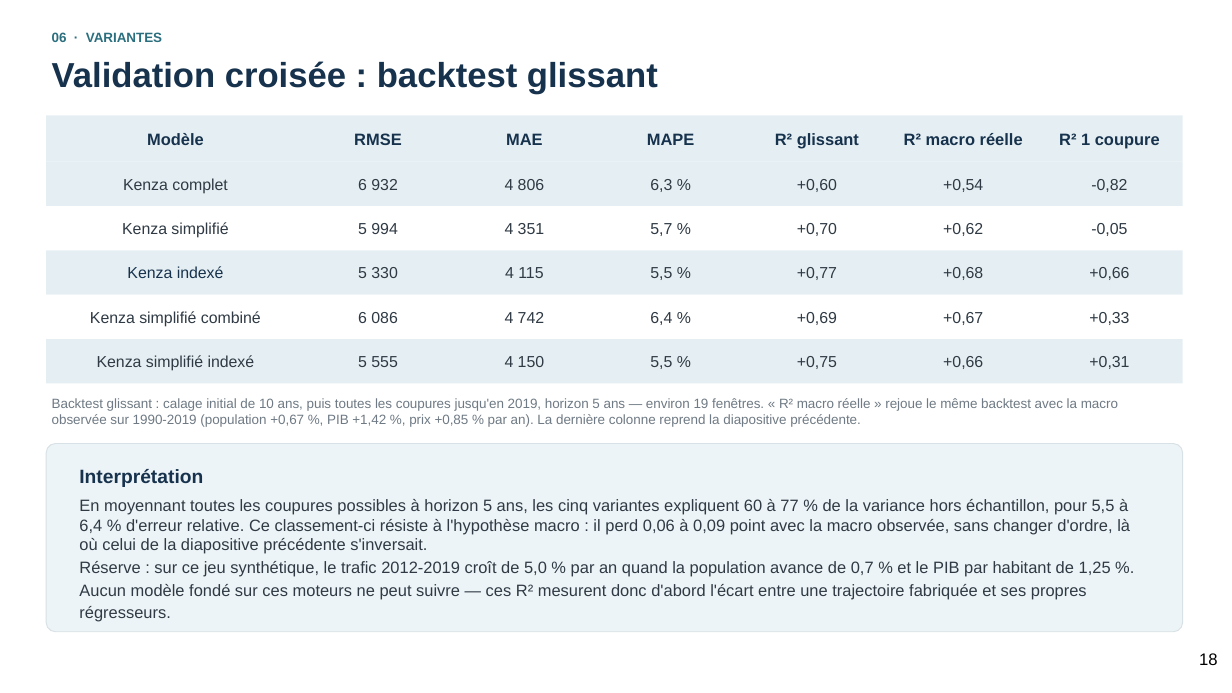
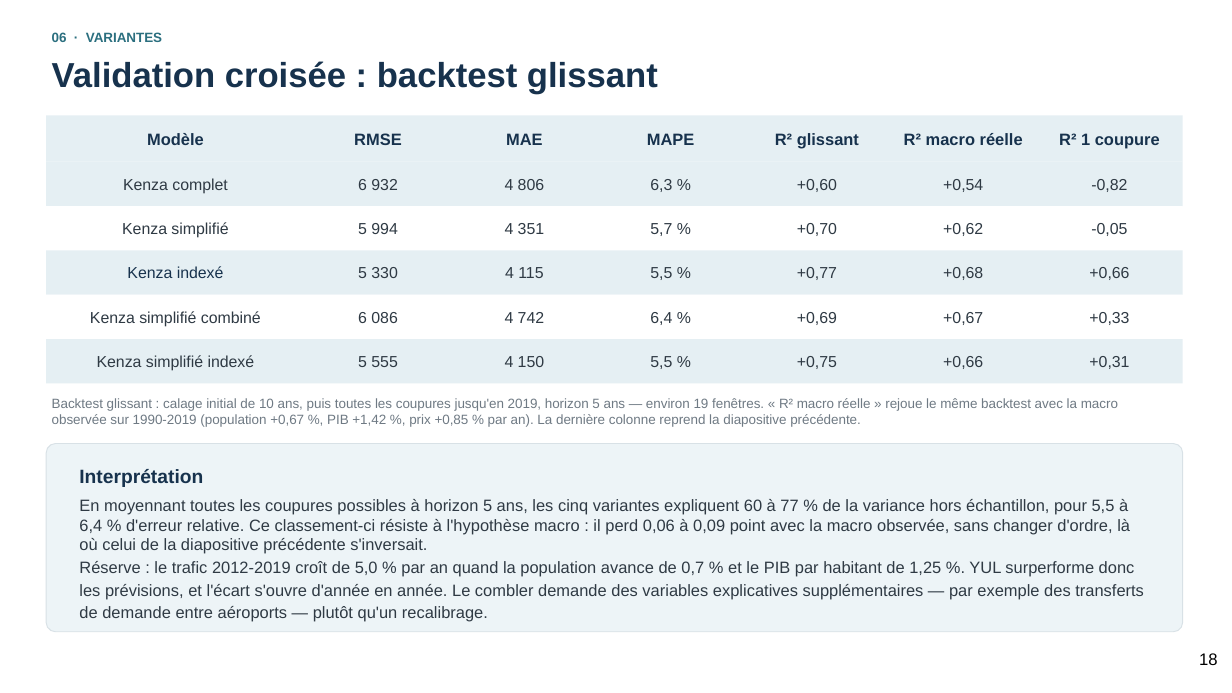
Before and after one commit to ChamaELKHEMSANI/prevision-Montreal, a slide deck: slide 18 of docs/Presentation_methode_Kenza.pptx. Drawn at 1232x693 pixels with LibreOffice and Linux fonts; fonts in the diff are those of the drawing. Boxes give left, top, right and bottom in pixels: in the first picture for what was removed or moved away, otherwise in the second. Text is boxed around its words. In the diff, an @@ line names an element or a change of style, - is before the commit and + after.

```diff
--- a/docs/Presentation_methode_Kenza.pptx
+++ b/docs/Presentation_methode_Kenza.pptx
@@ text at (79,499,1144,622): text changed @@
-En moyennant toutes les coupures possibles à horizon 5 ans, les cinq variantes expliquent 60 à 77 % de la variance hors échantillon, pour 5,5 à 6,4 % d'erreur relative. Ce classement-ci résiste à l'hypothèse macro : il perd 0,06 à 0,09 point avec la macro observée, sans changer d'ordre, là où celui de la diapositive précédente s'inversait.
-Réserve : sur ce jeu synthétique, le trafic 2012-2019 croît de 5,0 % par an quand la population avance de 0,7 % et le PIB par habitant de 1,25 %. Aucun modèle fondé sur ces moteurs ne peut suivre — ces R² mesurent donc d'abord l'écart entre une trajectoire fabriquée et ses propres régresseurs.
+En moyennant toutes les coupures possibles à horizon 5 ans, les cinq variantes expliquent 60 à 77 % de la variance hors échantillon, pour 5,5 à 6,4 % d'erreur relative. Ce classement-ci résiste à l'hypothèse macro : il perd 0,06 à 0,09 point avec la macro observée, sans changer d'ordre, là où celui de la diapositive précédente s'inversait.
+Réserve : le trafic 2012-2019 croît de 5,0 % par an quand la population avance de 0,7 % et le PIB par habitant de 1,25 %. YUL surperforme donc les prévisions, et l'écart s'ouvre d'année en année. Le combler demande des variables explicatives supplémentaires — par exemple des transferts de demande entre aéroports — plutôt qu'un recalibrage.
```
Also in this commit, not shown: 2 other files.
